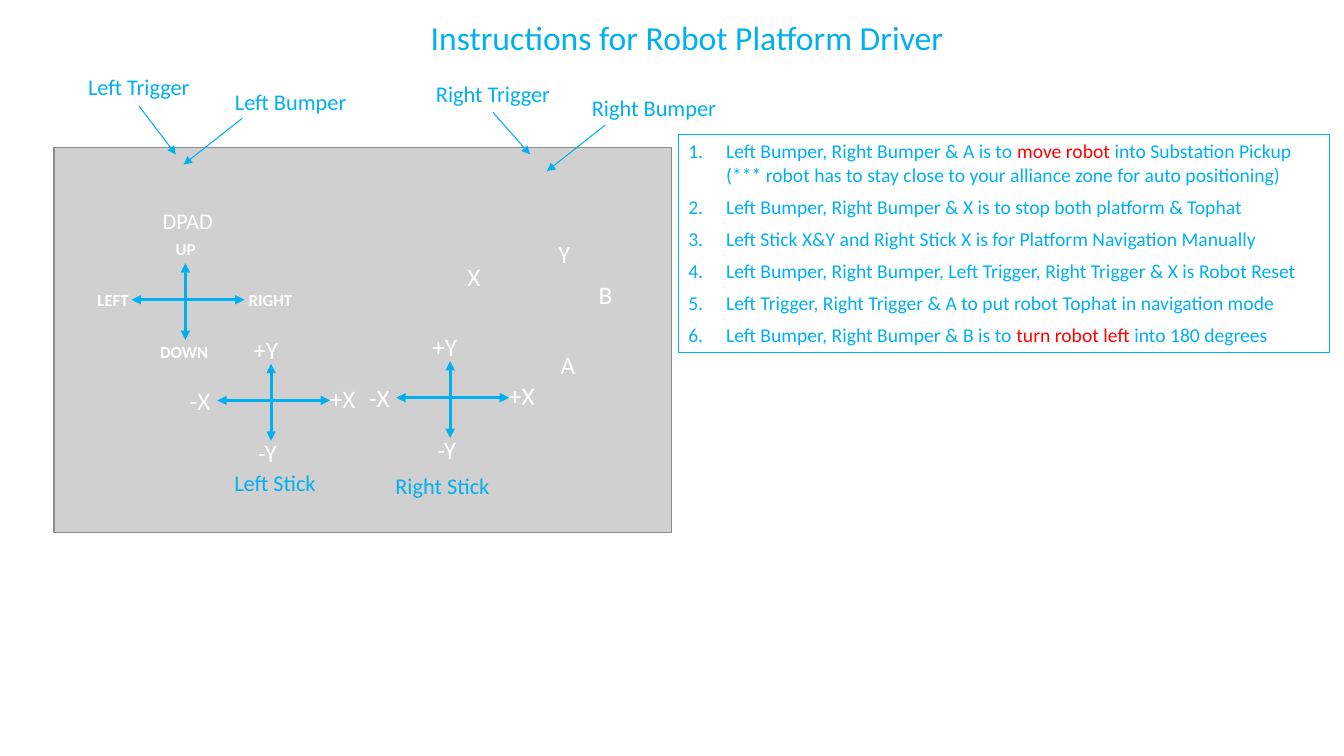
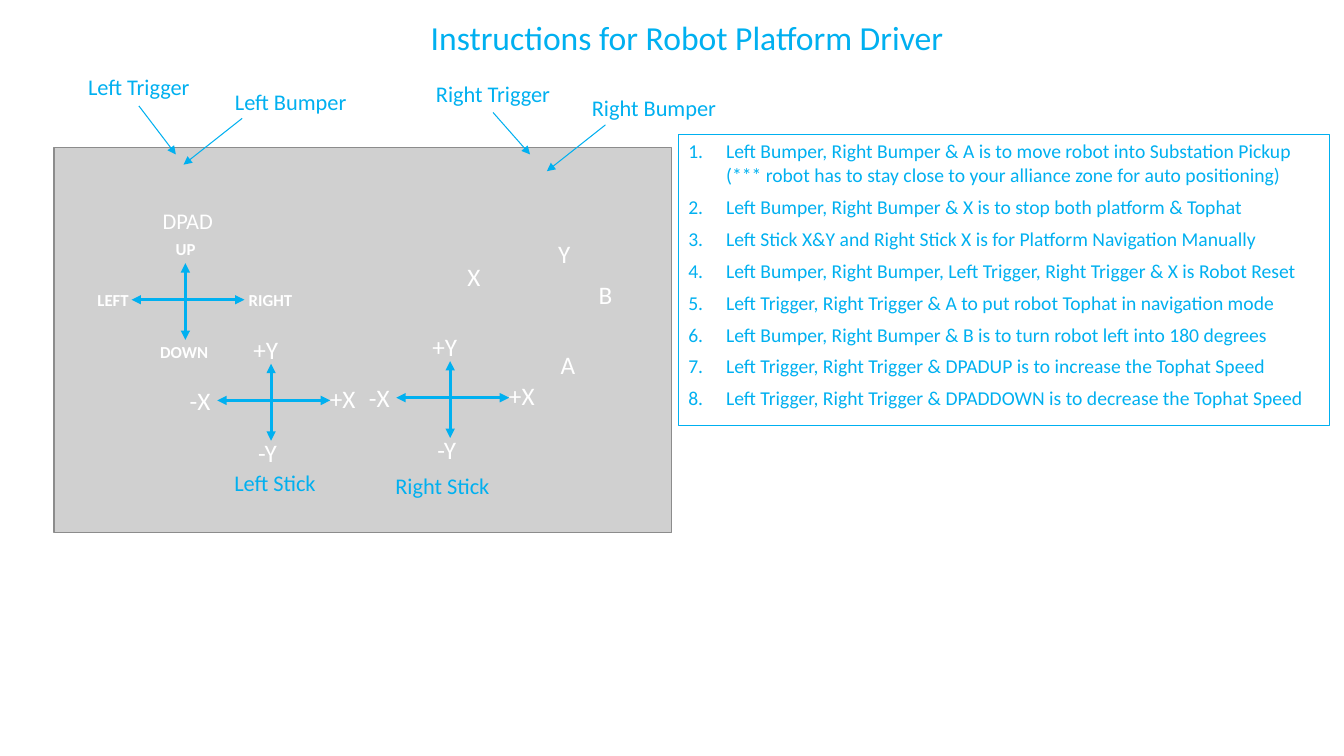
Before and after one commit to SaiabhiramA/ATRoadRunnerV8, a slide deck: slide 1 of ProgrammingDocs/Gamepad_AT_2022_11292022.pptx. Drawn at 1344x756 pixels with LibreOffice and Linux fonts; fonts in the diff are those of the drawing; grey boxes stand for pictures. Boxes give left, top, right and bottom in pixels: in the first picture for what was removed or moved away, otherwise in the second. Text is boxed around its words. In the diff, an @@ line names an element or a change of style, - is before the commit and + after.

Commit message:
Fixed most of the drift issues
All basic & some advanced gamepad controller keys are working. Few are still yet to tested and fix reminder of the issues to make the robot ready for field testing

```diff
--- a/ProgrammingDocs/Gamepad_AT_2022_11292022.pptx
+++ b/ProgrammingDocs/Gamepad_AT_2022_11292022.pptx
@@ rectangle "Left Bumper, Right Bumper & ...": place and size @@
-rectangle "Left Bumper, Right Bumper & ..." at (679,134,1330,353)
+rectangle "Left Bumper, Right Bumper & ..." at (679,134,1330,425)
@@ text in rectangle at (726,144,1290,346): text colour #FF0000 to #00B0F0 in "move robot", "turn robot left"; more space between paragraphs @@
@@ text in rectangle at (726,359,1302,409): paragraphs added @@
+7. Left Trigger, Right Trigger & DPADUP is to increase the Tophat Speed
+8. Left Trigger, Right Trigger & DPADDOWN is to decrease the Tophat Speed
```
Also in this commit, not shown: 2 other slides changed, 3 other files.
